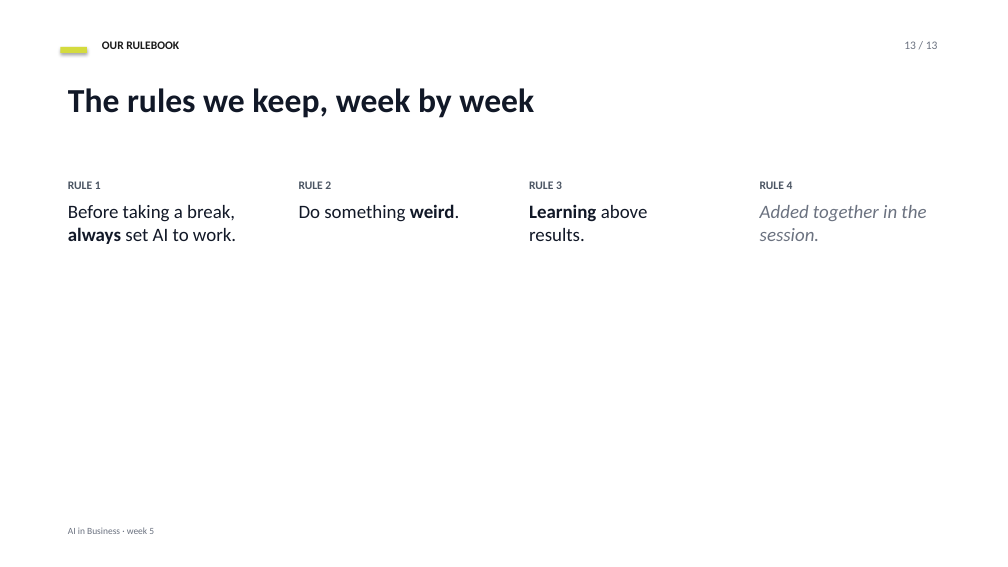
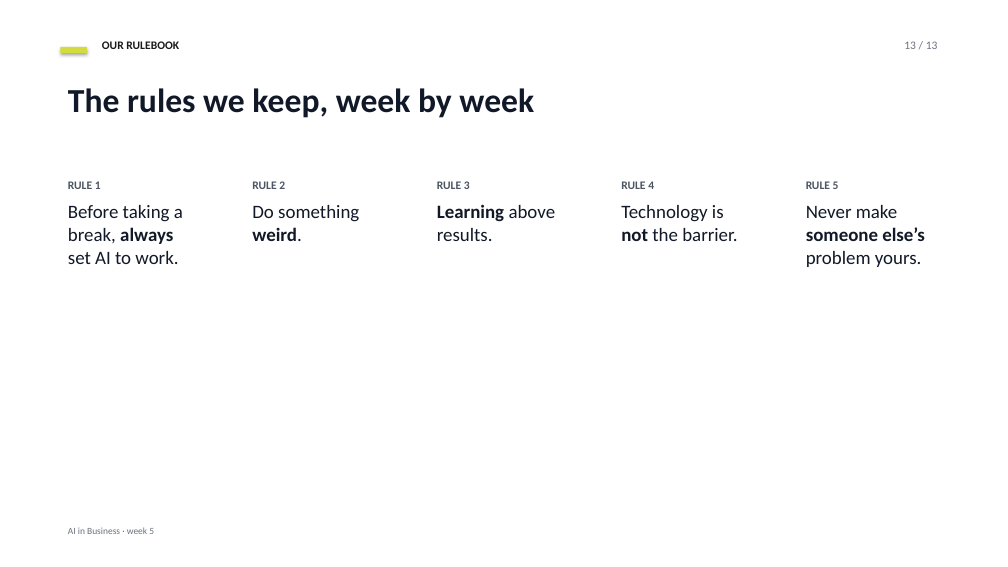
Before and after one commit to datadrivendecisions/ai-in-business, a slide deck: slide 13 of project-documentation/slides/week-05-deck.pptx. Drawn at 1008x567 pixels with LibreOffice and Linux fonts; fonts in the diff are those of the drawing. Boxes give left, top, right and bottom in pixels: in the first picture for what was removed or moved away, otherwise in the second. Text is boxed around its words. In the diff, an @@ line names an element or a change of style, - is before the commit and + after.

```diff
--- a/project-documentation/slides/week-05-deck.pptx
+++ b/project-documentation/slides/week-05-deck.pptx
@@ text "RULE 1" rewrapped from bbox=[68, 181, 236, 244] to bbox=[68, 181, 183, 264] @@
@@ text "RULE 2" rewrapped from bbox=[299, 181, 459, 222] to bbox=[252, 181, 359, 241] @@
@@ text "RULE 3": place and size @@
-text "RULE 3" at bbox=[529, 181, 648, 241]
+text "RULE 3" at bbox=[437, 181, 556, 241]
@@ text "RULE 4": place and size @@
-text "RULE 4" at bbox=[760, 181, 926, 241]
+text "RULE 4" at bbox=[621, 181, 737, 241]
@@ text at bbox=[621, 205, 737, 241]: text changed; text colour #6B7280 to #111827; italic off @@
-Added together in the session.
+Technology is not the barrier.
@@ text added at bbox=[806, 181, 924, 267], 18 pt, text #111827 @@
+RULE 5
+Never make someone else’s problem yours.
```
Also in this commit, not shown: 6 other files.
